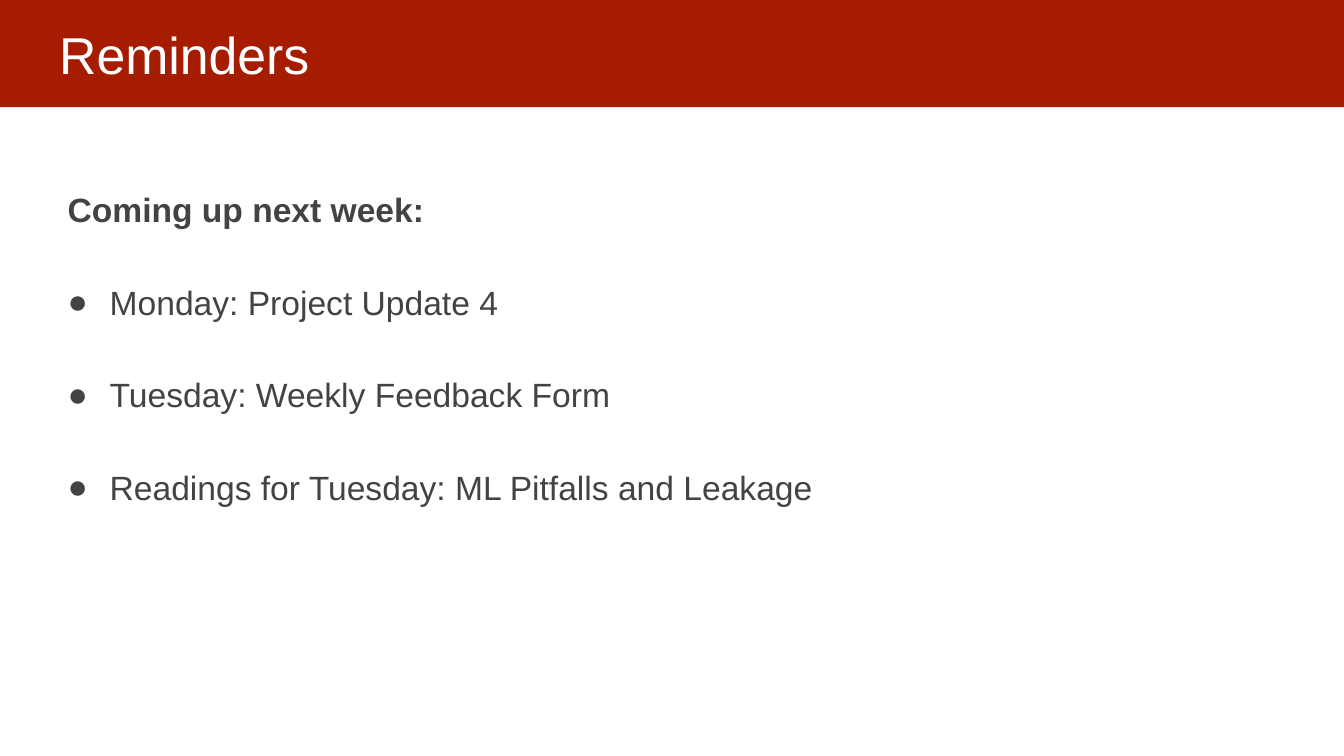
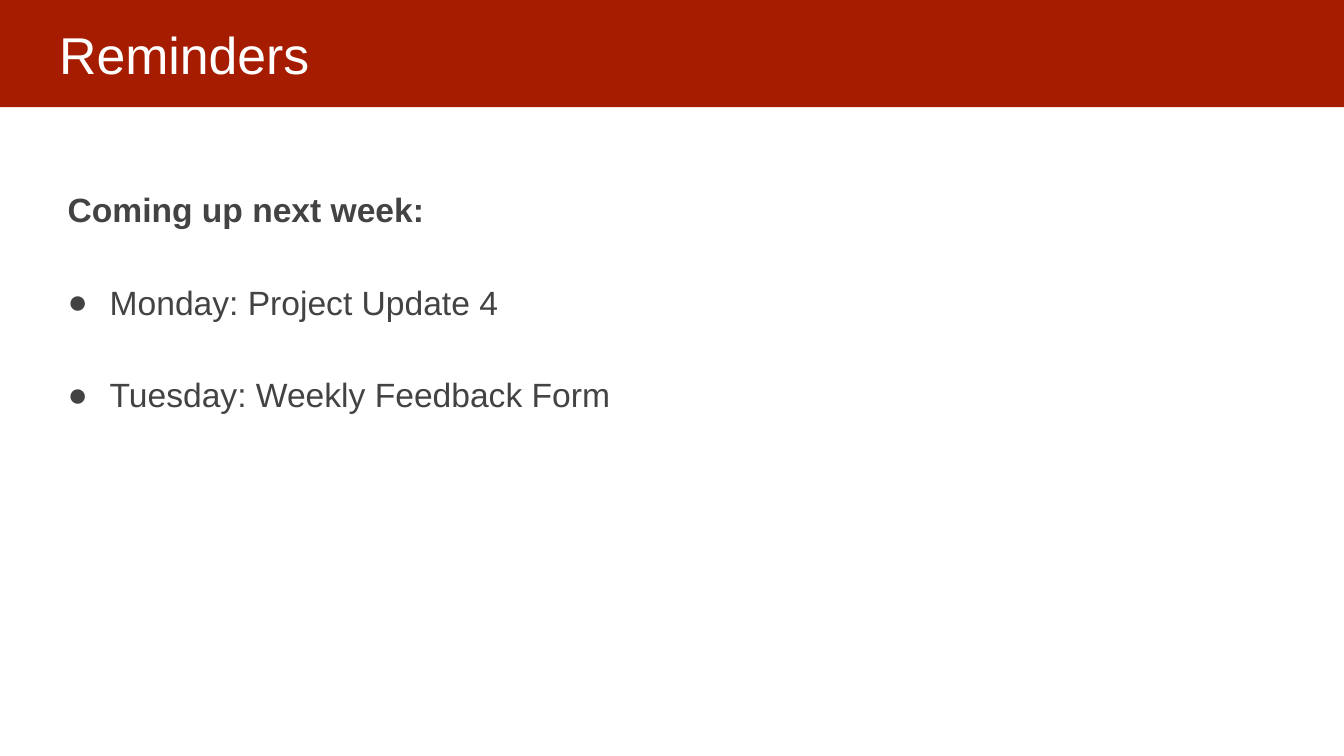
Before and after one commit to dssg/MLinPractice, a slide deck: slide 2 of Lectures/Lecture8-Machine-Learning-Pipelines.pptx. Drawn at 1344x756 pixels with LibreOffice and Linux fonts; fonts in the diff are those of the drawing. Boxes give left, top, right and bottom in pixels: in the first picture for what was removed or moved away, otherwise in the second. Text is boxed around its words. In the diff, an @@ line names an element or a change of style, - is before the commit and + after.

```diff
--- a/Lectures/Lecture8-Machine-Learning-Pipelines.pptx
+++ b/Lectures/Lecture8-Machine-Learning-Pipelines.pptx
@@ text at bbox=[110, 475, 812, 507]: paragraph removed @@
-● Readings for Tuesday: ML Pitfalls and Leakage
```
Also in this commit, not shown: 1 other slide changed, 2 slides added, 10 slides removed, 1 other file.
